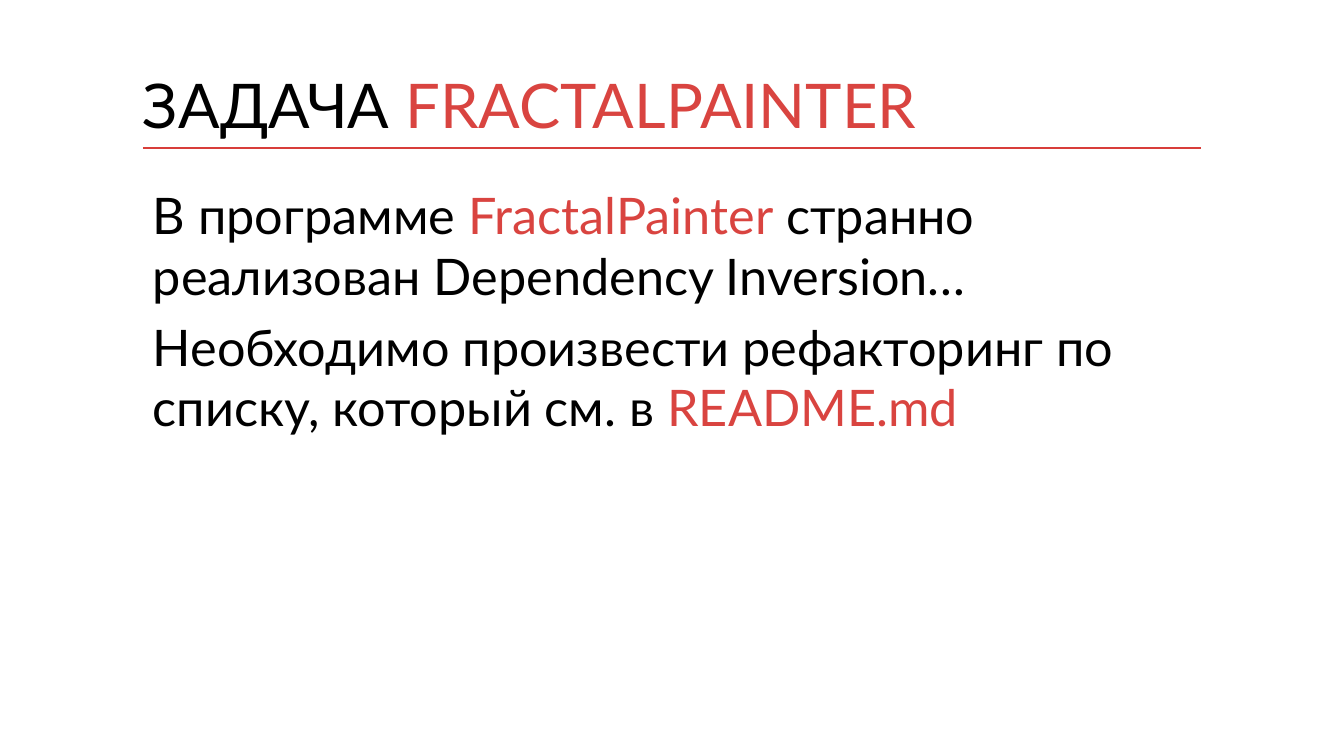
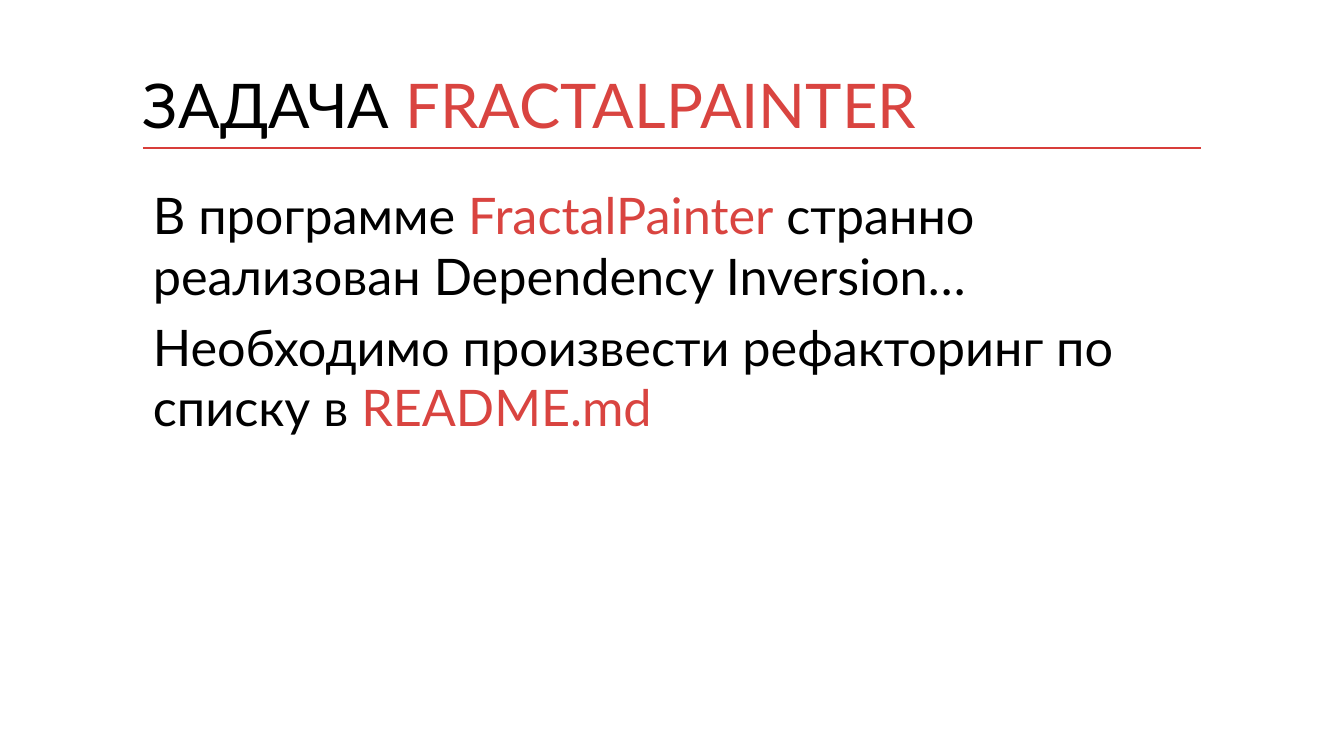
Before and after one commit to kontur-courses/di, a slide deck: slide 16 of di.pptx. Drawn at 1344x756 pixels with LibreOffice and Linux fonts; fonts in the diff are those of the drawing. Boxes give left, top, right and bottom in pixels: in the first picture for what was removed or moved away, otherwise in the second. Text is boxed around its words. In the diff, an @@ line names an element or a change of style, - is before the commit and + after.

```diff
--- a/di.pptx
+++ b/di.pptx
@@ text at bbox=[153, 329, 1113, 435]: text changed @@
-Необходимо произвести рефакторинг по списку, который см. в README.md
+Необходимо произвести рефакторинг по списку в README.md
```
Also in this commit, not shown: 1 other file.
